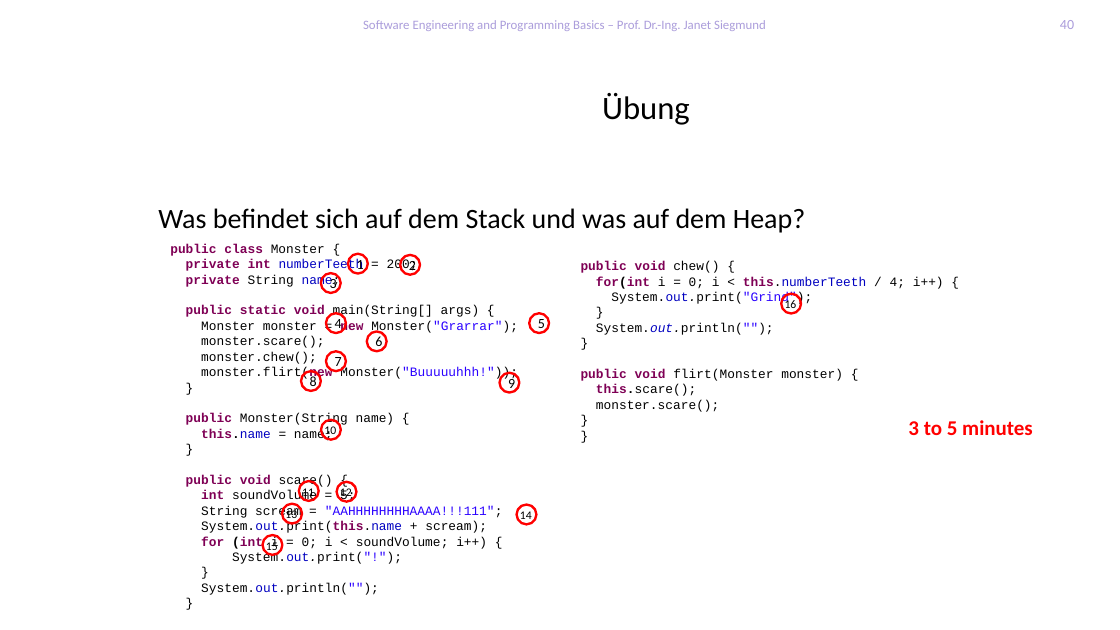
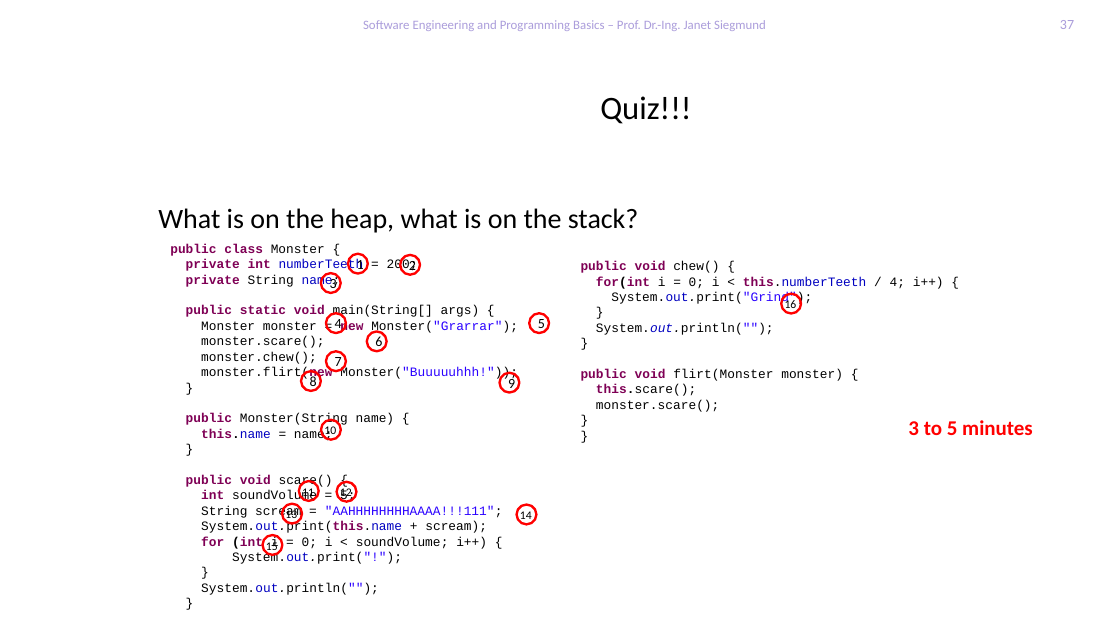
Before and after one commit to feigensp/lehre, a slide deck: slide 37 of se_prog/slides/06_HeapStackParameterCloning.pptx (slide 40 before the commit). Drawn at 1120x630 pixels with LibreOffice and Linux fonts; fonts in the diff are those of the drawing; background and template pictures are left out. Boxes give left, top, right and bottom in pixels: in the first picture for what was removed or moved away, otherwise in the second. Text is boxed around its words. In the diff, an @@ line names an element or a change of style, - is before the commit and + after.

```diff
--- a/se_prog/slides/06_HeapStackParameterCloning.pptx
+++ b/se_prog/slides/06_HeapStackParameterCloning.pptx
@@ page number at [1060,20,1074,29]: text changed @@
-40
+37
@@ title at [600,96,691,124]: text changed @@
-Übung
+Quiz!!!
@@ text at [158,208,639,233]: text changed @@
-Was befindet sich auf dem Stack und was auf dem Heap?
+What is on the heap, what is on the stack?
```
Also in this commit, not shown: 8 other slides changed, 4 slides removed, 5 other files.
